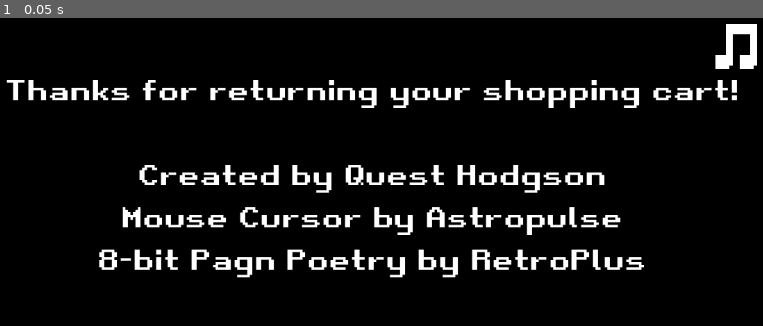
Above: before the commit, frame 1.
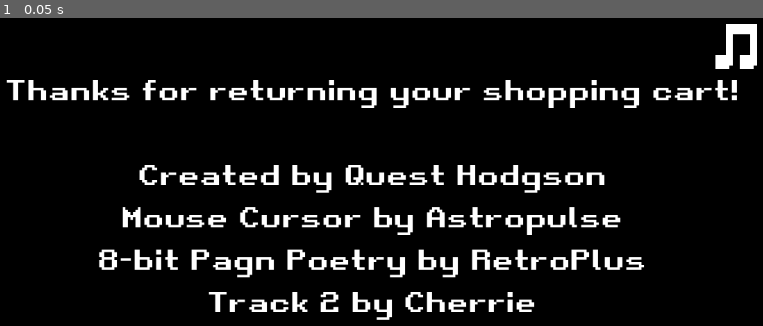
Above: after the commit, the same moment.

Repository: Questica/dotgame
Game: Godot game, scene res://levels/level_19.tscn
Same seed, same stepped clock (60 frames per second), same inputs: the game is played once before the commit and once after it. This scene is started directly instead of the project's main scene.
Inputs:
- Up to frame 1 (0.05 s): no input

The runs differ from the first frame. In frame 1, 1.1% of the frame differs, in the area x 27-71%, y 88-99%.

Commit message:
v1.0

Diff:
--- a/globalaudio.tscn
+++ b/globalaudio.tscn
@@ -1,14 +1,17 @@
-[gd_scene load_steps=6 format=3 uid="uid://di6bqd7su2qmw"]
+[gd_scene load_steps=7 format=3 uid="uid://di6bqd7su2qmw"]
 
 [ext_resource type="AudioStream" uid="uid://d4kkxw4oandr4" path="res://music/paganpoetry.mp3" id="1_2jvk0"]
 [ext_resource type="Script" path="res://globalaudio.gd" id="1_l46l2"]
 [ext_resource type="Texture2D" uid="uid://c0tkh0ptneq2u" path="res://assets/soundon1.png" id="1_pxb17"]
 [ext_resource type="Texture2D" uid="uid://b3sih82v8gr2k" path="res://assets/soundoff.png" id="2_pj2vw"]
+[ext_resource type="AudioStream" uid="uid://bpf4c2sj18hew" path="res://music/quest_Am_1.wav" id="5_tyqe6"]
 
 [sub_resource type="AudioStreamRandomizer" id="AudioStreamRandomizer_gm28j"]
-streams_count = 1
+streams_count = 2
 stream_0/stream = ExtResource("1_2jvk0")
 stream_0/weight = 1.0
+stream_1/stream = ExtResource("5_tyqe6")
+stream_1/weight = 1.0
 
 [node name="Control" type="Control"]
 layout_mode = 3
--- a/levels/level_16.tscn
+++ b/levels/level_16.tscn
@@ -176,6 +176,7 @@
 
 [node name="Timer" type="Timer" parent="VBoxContainer"]
 wait_time = 180.0
+one_shot = true
 autostart = true
 
 [node name="Reset" type="Button" parent="VBoxContainer"]
--- a/levels/level_19.tscn
+++ b/levels/level_19.tscn
@@ -33,7 +33,8 @@
 
 Created by Quest Hodgson
 Mouse Cursor by Astropulse
-8-bit Pagn Poetry by RetroPlus"
+8-bit Pagn Poetry by RetroPlus
+Track 2 by Cherrie"
 horizontal_alignment = 1
 vertical_alignment = 1
 
--- a/project.godot
+++ b/project.godot
@@ -28,5 +28,6 @@
 
 [rendering]
 
+textures/canvas_textures/default_texture_filter=0
 renderer/rendering_method="gl_compatibility"
 renderer/rendering_method.mobile="gl_compatibility"
Not shown, added: music/quest_Am_1.wav.import
Not shown, changed: export/game.zip
Not shown, changed: export/game/index.pck
Not shown, added: music/quest_Am_1.wav
